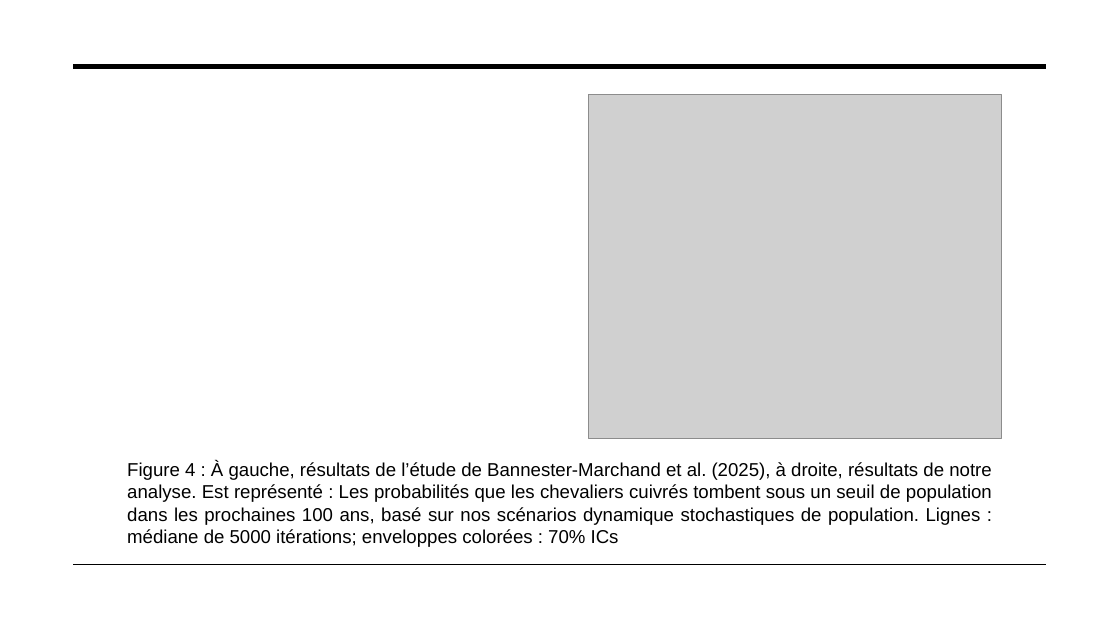
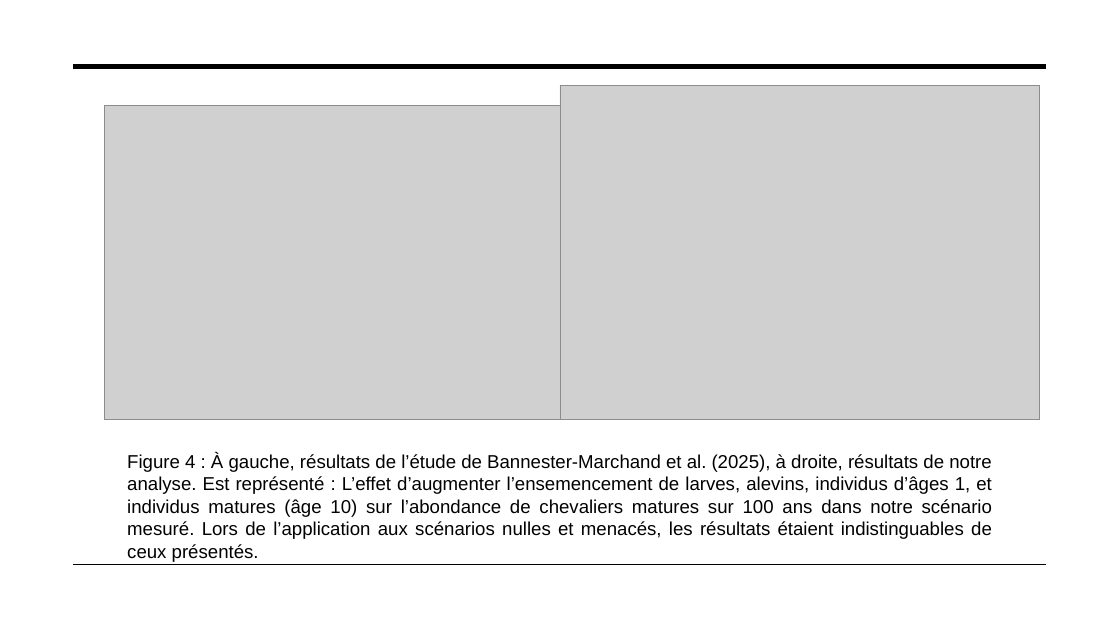
Before and after one commit to PlasseTristan/Projet_final, a slide deck: slide 12 of Rapport/Chevalier_cuivré.pptx. Drawn at 1120x630 pixels with LibreOffice and Linux fonts; fonts in the diff are those of the drawing; grey boxes stand for pictures. Boxes give left, top, right and bottom in pixels: in the first picture for what was removed or moved away, otherwise in the second. Text is boxed around its words. In the diff, an @@ line names an element or a change of style, - is before the commit and + after.

```diff
--- a/Rapport/Chevalier_cuivré.pptx
+++ b/Rapport/Chevalier_cuivré.pptx
@@ picture resized from (x1=589, y1=95, x2=1002, y2=439) to (x1=560, y1=85, x2=1040, y2=419) @@
@@ picture added at (x1=104, y1=106, x2=560, y2=420) @@
@@ text at (x1=127, y1=454, x2=992, y2=539): text changed @@
-Figure 4 : À gauche, résultats de l’étude de Bannester-Marchand et al. (2025), à droite, résultats de notre analyse. Est représenté : Les probabilités que les chevaliers cuivrés tombent sous un seuil de population dans les prochaines 100 ans, basé sur nos scénarios dynamique stochastiques de population. Lignes : médiane de 5000 itérations; enveloppes colorées : 70% ICs
+Figure 4 : À gauche, résultats de l’étude de Bannester-Marchand et al. (2025), à droite, résultats de notre analyse. Est représenté : L’effet d’augmenter l’ensemencement de larves, alevins, individus d’âges 1, et individus matures (âge 10) sur l’abondance de chevaliers matures sur 100 ans dans notre scénario mesuré. Lors de l’application aux scénarios nulles et menacés, les résultats étaient indistinguables de ceux présentés.
```
Also in this commit, not shown: 4 slides added, 2 other files.
